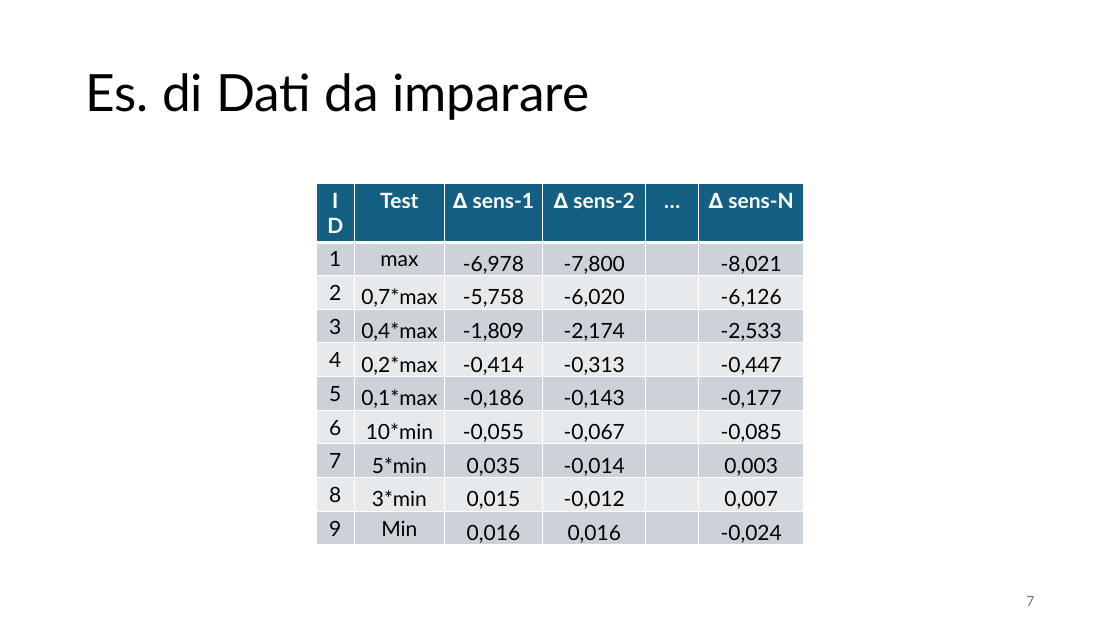
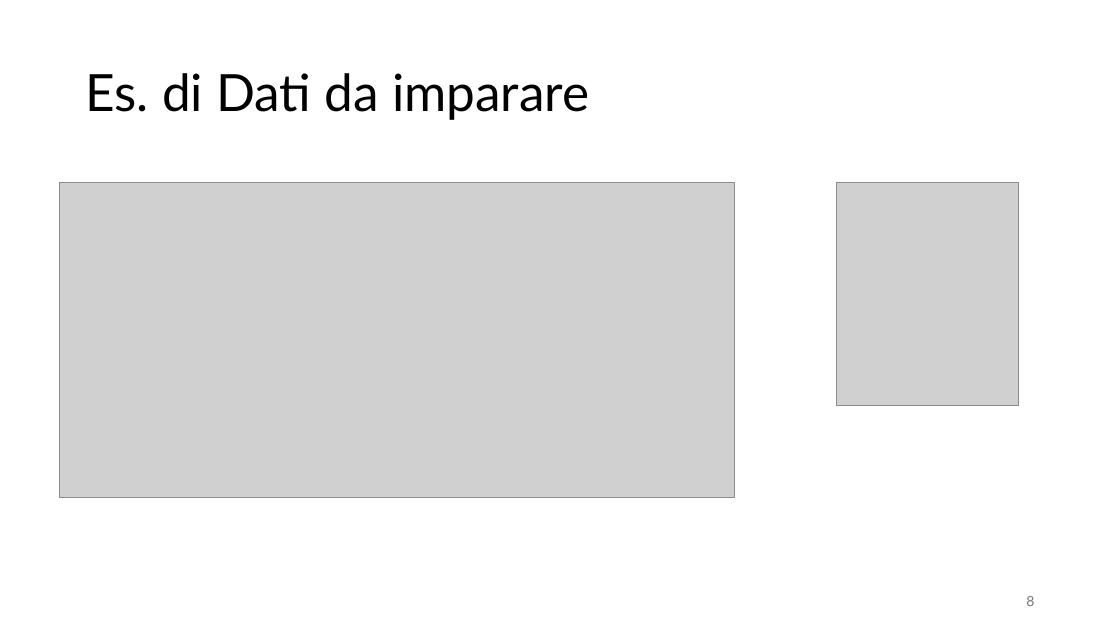
Before and after one commit to dringricciardi/Scuola2026, a slide deck: slide 8 of scuola2026.pptx (slide 7 before the commit). Drawn at 1120x630 pixels with LibreOffice and Linux fonts; fonts in the diff are those of the drawing; grey boxes stand for pictures. Boxes give left, top, right and bottom in pixels: in the first picture for what was removed or moved away, otherwise in the second. Text is boxed around its words. In the diff, an @@ line names an element or a change of style, - is before the commit and + after.

Commit message:
aggiunta/rivisitazione slide

```diff
--- a/scuola2026.pptx
+++ b/scuola2026.pptx
@@ picture added at [59, 182, 734, 497] @@
@@ table removed at [316, 183, 804, 549], 10 rows, 6 columns @@
-ID | Test | ∆ sens-1 | ∆ sens-2 | … | ∆ sens-N
-1 | max | -6,978 | -7,800 |  | -8,021
-2 | 0,7*max | -5,758 | -6,020 |  | -6,126
-3 | 0,4*max | -1,809 | -2,174 |  | -2,533
-4 | 0,2*max | -0,414 | -0,313 |  | -0,447
-5 | 0,1*max | -0,186 | -0,143 |  | -0,177
-6 | 10*min | -0,055 | -0,067 |  | -0,085
-7 | 5*min | 0,035 | -0,014 |  | 0,003
-8 | 3*min | 0,015 | -0,012 |  | 0,007
-9 | Min | 0,016 | 0,016 |  | -0,024
@@ picture added at [837, 182, 1019, 406] @@
@@ page number at [1026, 596, 1034, 606]: text changed @@
-7
+8
```
Also in this commit, not shown: 2 other slides changed, 3 slides added.
